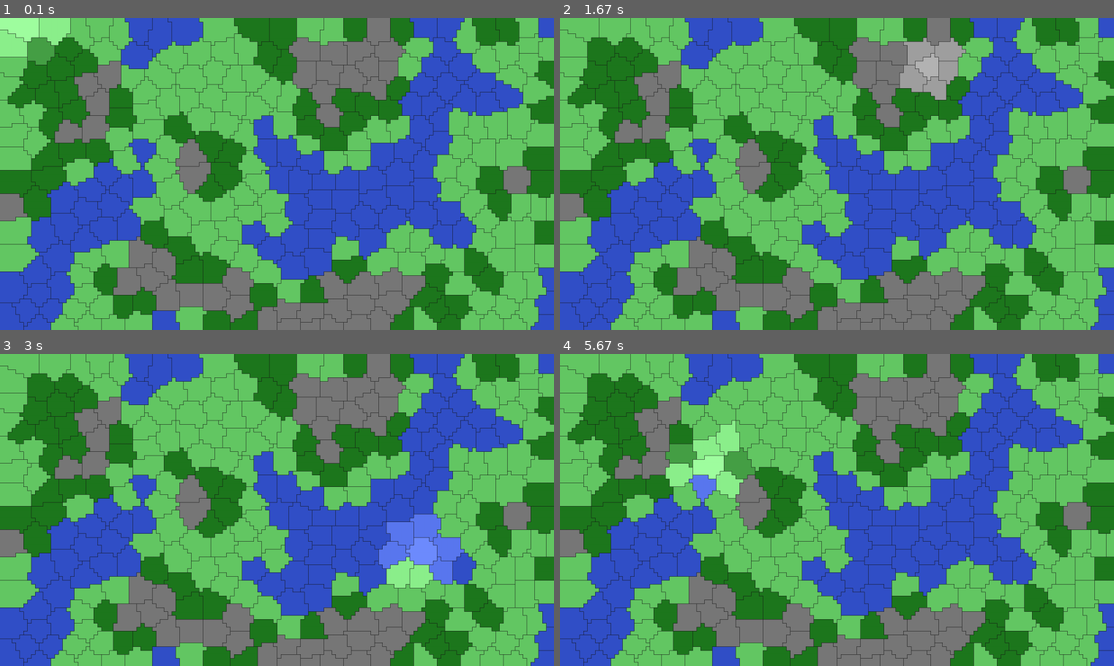
Above: before the commit, frames 1-4 (two rows, left to right).
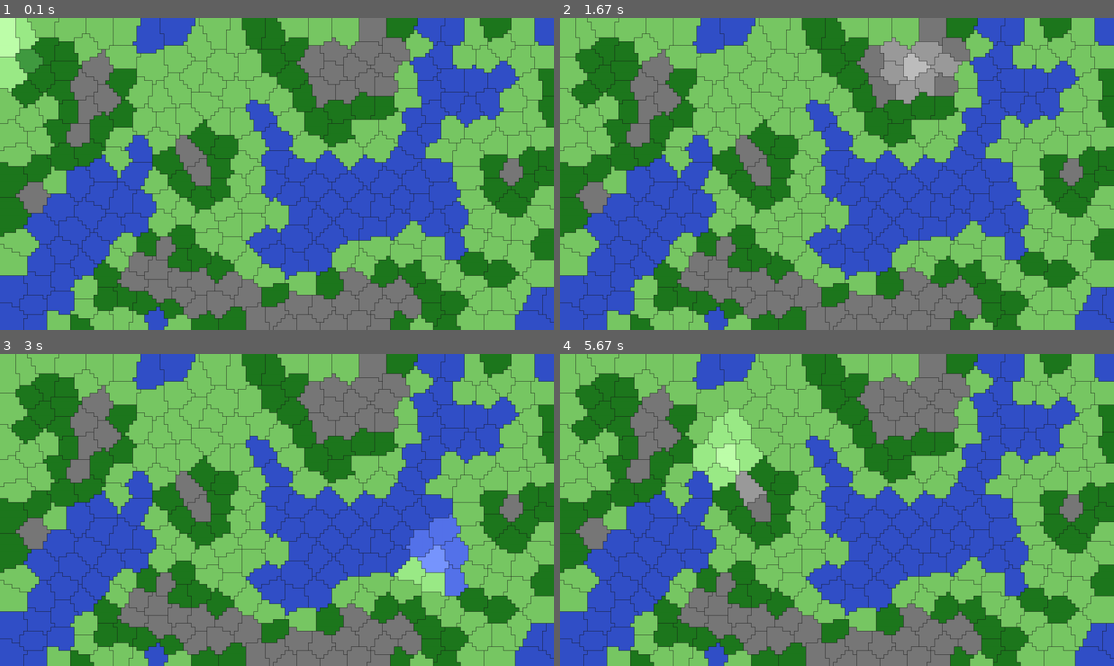
Above: after the commit, the same moments.

Repository: capdevillex/proj_info
Game: pygame game, started from test_grille_filling.py
Same seed, same stepped clock (60 frames per second), same inputs: the game is played once before the commit and once after it.
Inputs (mouse positions are in pixels of both pictures, inside the frame that each line leads up to):
- Up to frame 1 (0.1 s): no input
- Up to frame 2 (1.67 s): move the mouse to (814, 186) at 0.37 s; move the mouse to (704, 177) at 0.87 s; move the mouse to (920, 64) at 1.37 s
- Up to frame 3 (3 s): move the mouse to (288, 403) at 1.87 s; move the mouse to (282, 544) at 2.43 s; move the mouse to (421, 559) at 2.93 s
- Up to frame 4 (5.67 s): move the mouse to (981, 481) at 3.43 s; move the mouse to (1041, 485) at 3.93 s; move the mouse to (1030, 569) at 4.6 s; move the mouse to (864, 497) at 5.1 s; move the mouse to (715, 453) at 5.6 s

The runs differ from the first frame. In frame 1, 33% of the frame differs, in the area x 0-100%, y 0-100%; in frame 2, 33%; in frame 3, 33%; in frame 4, 33%.

Commit message:
Add seed parameter to Map class constructor and update map generation logic

Diff:
--- a/test_grille_filling.py
+++ b/test_grille_filling.py
@@ -1,3 +1,5 @@
+import random
+
 import pygame  # type: ignore
 
 from world.map import Map
@@ -13,10 +15,12 @@
 SCREEN_WIDTH = WIDTH * TILE_SIZE
 SCREEN_HEIGHT = HEIGHT * TILE_SIZE
 
+LOG_MAP_GENERATION = True
+
 
 BIOME_COLORS = {
     "water": (50, 80, 200),
-    "plain": (100, 200, 100),
+    "plain": (120, 200, 100),
     "forest": (30, 120, 30),
     "mountain": (120, 120, 120),
 }
@@ -46,10 +50,10 @@
         color = BIOME_COLORS[tile.biome]  # type: ignore
 
         if tile == hovered_tile:
-            color = lighten(color, 60)
+            color = lighten(color, 70)
 
-        if hovered_tile and tile.id in hovered_tile.neighbors:
-            color = lighten(color, 40)
+        if LOG_MAP_GENERATION and hovered_tile and tile.id in hovered_tile.neighbors:
+            color = lighten(color, 35)
 
         for x, y in tile.cells:
             rect = pygame.Rect(
@@ -128,7 +132,8 @@
 
     clock = pygame.time.Clock()
 
-    game_map = Map(WIDTH, HEIGHT, log=True)
+    seed = random.randint(0, 1000)
+    game_map = Map(WIDTH, HEIGHT, seed, log=LOG_MAP_GENERATION)
 
     running = True
     show_centers = False
@@ -155,7 +160,8 @@
             if event.type == pygame.KEYDOWN:
                 if event.key == pygame.K_r:
                     print("\n--- REGEN MAP ---")
-                    game_map = Map(WIDTH, HEIGHT, log=True)
+                    seed = random.randint(0, 1000)
+                    game_map = Map(WIDTH, HEIGHT, seed, log=LOG_MAP_GENERATION)
 
                 if event.key == pygame.K_c:
                     show_centers = not show_centers
--- a/world/map.py
+++ b/world/map.py
@@ -61,7 +61,7 @@
 
 
 class Map:
-    def __init__(self, width, height, avg_pts_per_tile=35, seed=0, log=False):
+    def __init__(self, width, height, seed, avg_pts_per_tile=35, log=False):
         self.width = width
         self.height = height
         self.n_points = width * height / avg_pts_per_tile
